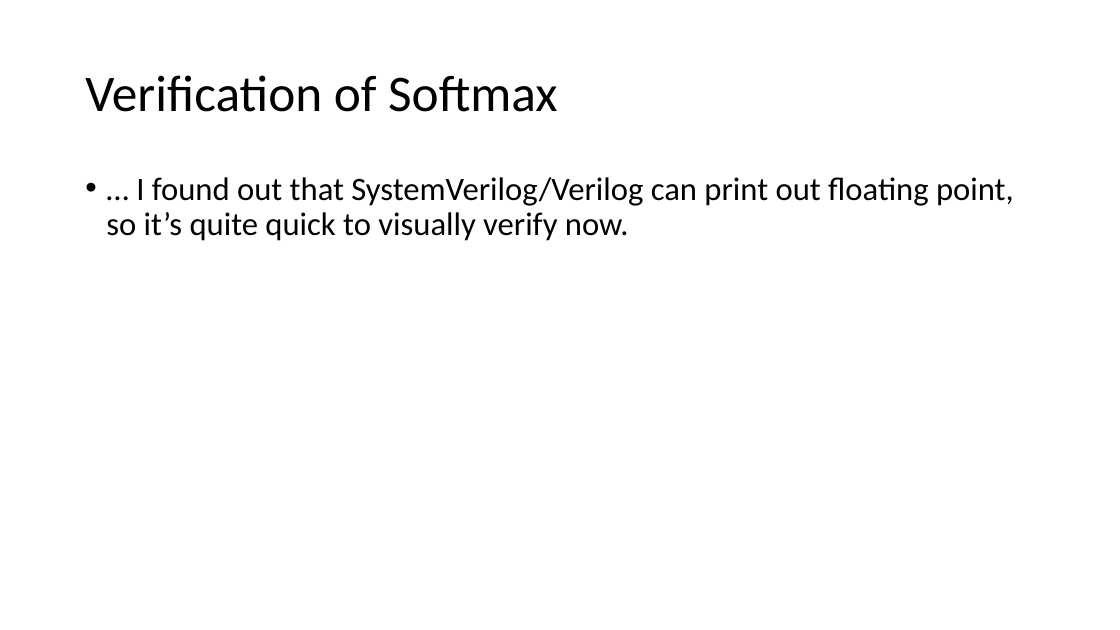
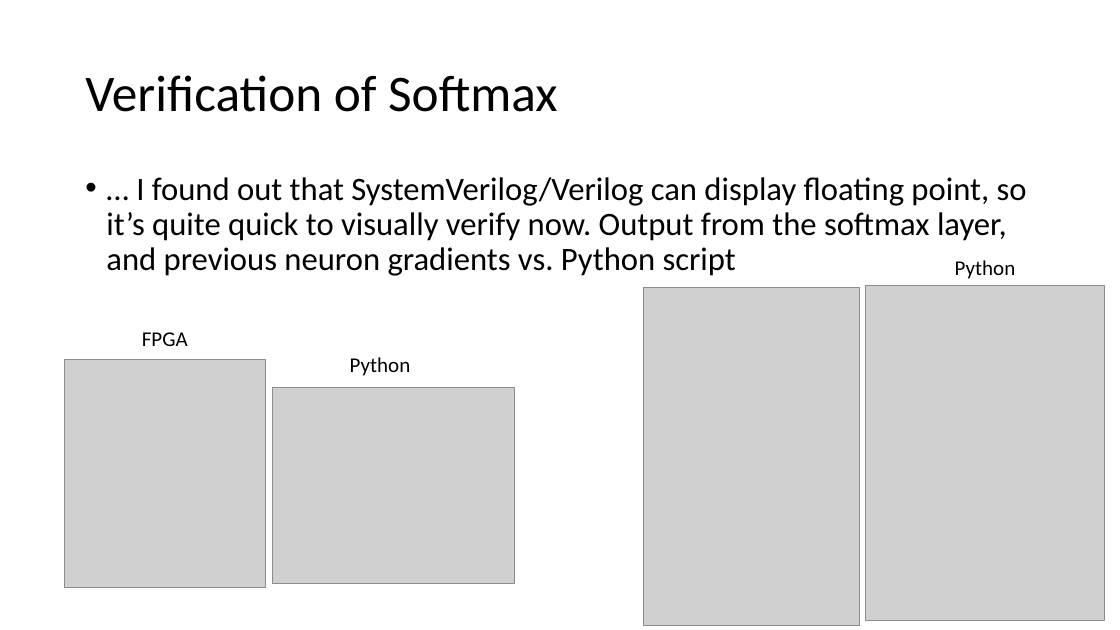
Before and after one commit to erikgroving/NeuralNetworkHardwareAccelerator, a slide deck: slide 7 of WeeklyPresentations/update12_06_13.pptx (slide 8 before the commit). Drawn at 1120x630 pixels with LibreOffice and Linux fonts; fonts in the diff are those of the drawing; grey boxes stand for pictures. Boxes give left, top, right and bottom in pixels: in the first picture for what was removed or moved away, otherwise in the second. Text is boxed around its words. In the diff, an @@ line names an element or a change of style, - is before the commit and + after.

```diff
--- a/WeeklyPresentations/update12_06_13.pptx
+++ b/WeeklyPresentations/update12_06_13.pptx
@@ text at (x1=106, y1=177, x2=1027, y2=276): text changed @@
-• … I found out that SystemVerilog/Verilog can print out floating point, so it’s quite quick to visually verify now.
+• … I found out that SystemVerilog/Verilog can display floating point, so it’s quite quick to visually verify now. Output from the softmax layer, and previous neuron gradients vs. Python script
@@ text added at (x1=955, y1=260, x2=1016, y2=279), 18 pt, text #000000 @@
+Python
@@ picture added at (x1=644, y1=287, x2=860, y2=625) @@
@@ picture added at (x1=865, y1=286, x2=1104, y2=621) @@
@@ picture added at (x1=64, y1=359, x2=266, y2=587) @@
@@ text added at (x1=142, y1=332, x2=188, y2=346), 18 pt, text #000000 @@
+FPGA
@@ text added at (x1=350, y1=357, x2=411, y2=376), 18 pt, text #000000 @@
+Python
@@ picture added at (x1=272, y1=387, x2=515, y2=583) @@
```
Also in this commit, not shown: 3 other slides changed, 3 slides added, 1 other file.
